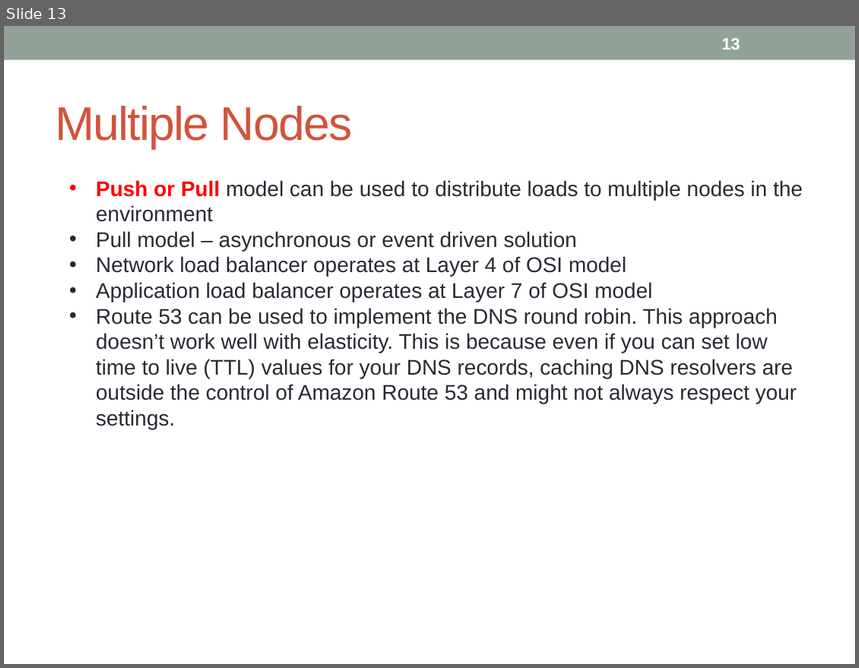
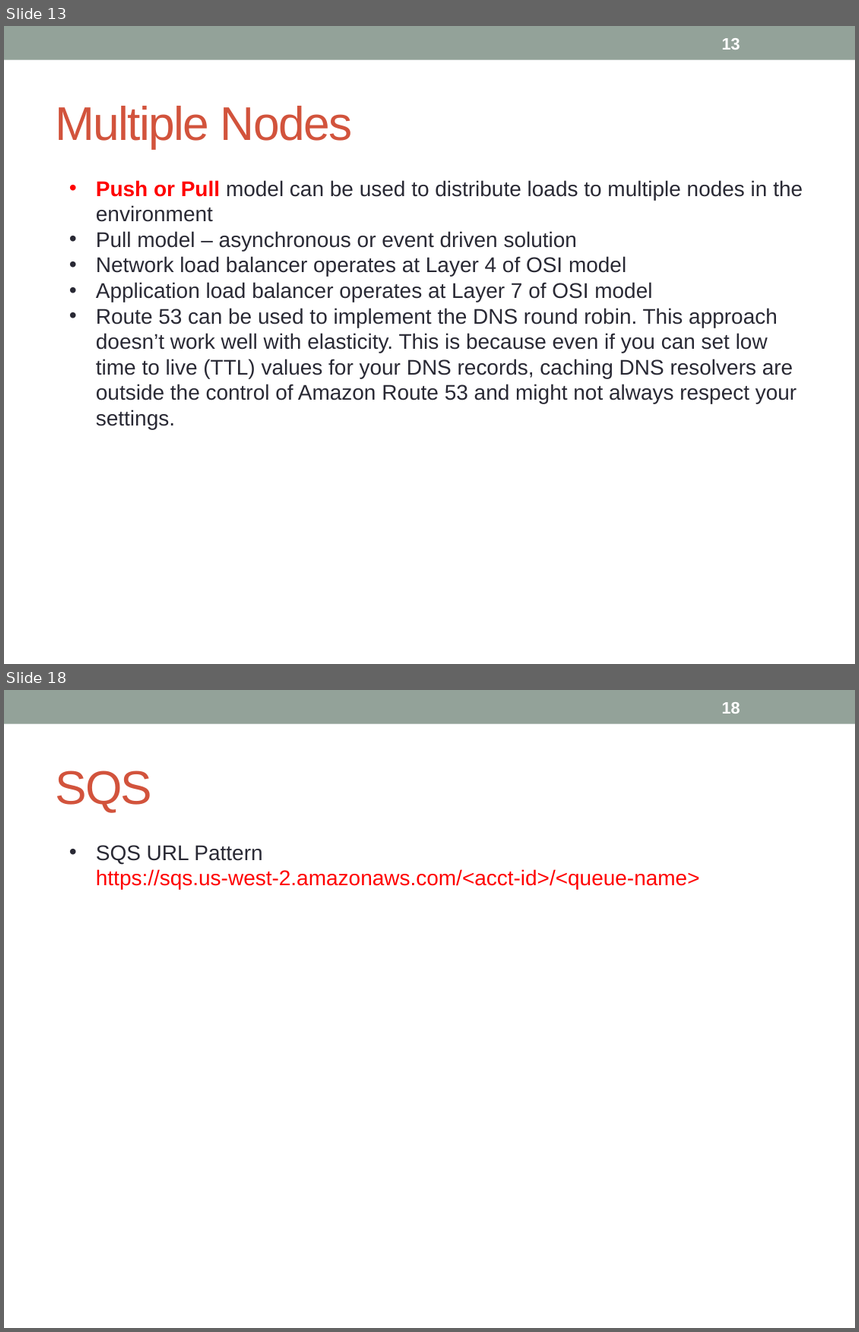
Before and after one commit to notionquest/ProjectDocumentation, a slide deck: AWS_Sysops.pptx. Shown one above the other, each under a label of ours: slide 13 before the commit, slides 13 and 18 after it; the slides between them are not shown. The pictures are 859x668 and 859x1332 pixels, drawn with LibreOffice and Linux fonts; fonts in the diff are those of the drawing. Boxes give left, top, right and bottom in pixels: in the first picture for what was removed or moved away, otherwise in the second. Text is boxed around its words. In the diff, an @@ line names an element or a change of style, - is before the commit and + after.

```diff
--- a/AWS_Sysops.pptx
+++ b/AWS_Sysops.pptx
@@ slide 18 added at (x1=4, y1=690, x2=855, y2=1328), background #FFFFFF; not listed: 1 template element that a slide beside it also shows @@
@@ page number added at (x1=722, y1=702, x2=740, y2=714), 14 pt, text #FFFFFF, bold @@
+18
@@ title added at (x1=55, y1=771, x2=152, y2=813), 40 pt, text #D2533C @@
+SQS
@@ text added at (x1=96, y1=845, x2=700, y2=889), 18 pt, text #FF0000 @@
+• SQS URL Pattern https://sqs.us-west-2.amazonaws.com/<acct-id>/<queue-name>
```
Also in this commit, not shown: 4 slides changed, 9 other slides added.
